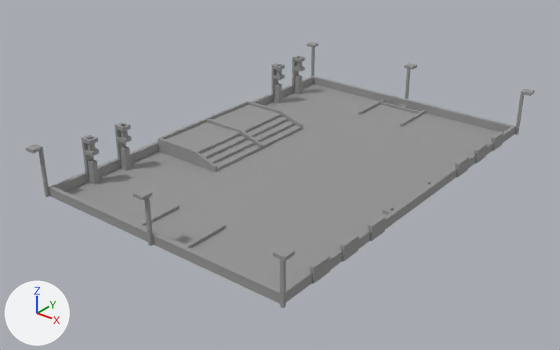
The COLLADA model src/nucobot_simulator/nucobot_gazebo/worlds/Media/models/eurobot_arena.dae as it was, and as the next commit left it.
Camera for both pictures: a camera (50 mm lens) standing at (3.2, -4.27, 2.48) and looking at (-0.06, -0.19, -0.05). The lights are fixed; the arrows at lower left show +X, +Y and +Z. Where no turn or scale is listed for an object, it has been applied to the vertices.
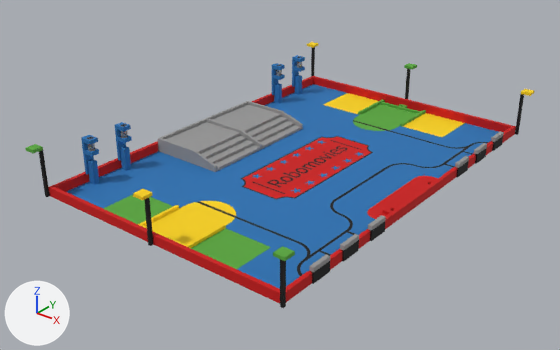
Where the change shows, as pixel boxes (x1, y1, x2, y2) in the pictures (560 x 350 px):
'Plane001', recoloured (grey to blue)
    both: (66, 84, 499, 289)
'Box060', recoloured (grey to red)
    both: (49, 76, 516, 304)
'Box011', recoloured (grey to red)
    both: (383, 179, 434, 214)
'Box051', recoloured (grey to black)
    both: (280, 259, 286, 308)
'Box059', recoloured (grey to black)
    both: (144, 198, 153, 246)
'Box021', recoloured (grey to blue)
    both: (87, 159, 99, 185)
'Box004', recoloured (grey to yellow)
    both: (185, 224, 226, 248)
'Box014', recoloured (grey to blue)
    both: (120, 146, 131, 170)
'Box050', recoloured (grey to green)
    both: (273, 246, 295, 261)
'Box058', recoloured
    both: (133, 189, 153, 200)
'Box057', recoloured
    both: (405, 69, 410, 99)
'Box056', recoloured
    both: (404, 63, 417, 69)

What changed in the scene script:
```text
Change me_plane001mesh:
    where me_plane001mesh.from_pydata(...)  # 8 vertices, 10 faces; spans x -1.0..1.0, y -1.5..1.5, z 0.0
    remove me_plane001mesh.materials.append(mat_03___default)  # grey #969696
    add me_plane001mesh.materials.append(mat_01___default)  # picture img_arena_cover_top_view_final_png
Change me_box004mesh:
    where me_box004mesh.from_pydata(...)  # 8 vertices, 6 faces; spans x -0.011..0.011, y -0.2..0.2, z 0.0..0.022
    remove me_box004mesh.materials.append(mat_03___default)  # grey #969696
    add me_box004mesh.materials.append(mat_14___default)  # picture img_yellow_team_a_fad201_png
Change me_box011mesh:
    where me_box011mesh.from_pydata(...)  # 80 vertices, 164 faces; spans x -0.05..0.05, y -0.3..0.3, z 0.0..0.022
    remove me_box011mesh.materials.append(mat_03___default)  # grey #969696
    add me_box011mesh.materials.append(mat_border)  # picture img_red_borders_ticket_cc0605_png
Change me_box060mesh:
    where me_box060mesh.from_pydata(...)  # 32 vertices, 32 faces; spans x -0.01..2.05, y -1.53..1.53, z 0.0..0.07
    remove me_box060mesh.materials.append(mat_03___default)  # grey #969696
    add me_box060mesh.materials.append(mat_border)  # picture img_red_borders_ticket_cc0605_png
Change me_box021mesh:
    where me_box021mesh.from_pydata(...)  # 33 vertices, 62 faces; spans x -0.024..0.024, y -0.024..0.024, z 0.0..0.17
    remove me_box021mesh.materials.append(mat_03___default)  # grey #969696
    add me_box021mesh.materials.append(mat_blue_pop_corn_towers)  # picture img_blue_2271b3_png
Change me_box014mesh:
    where me_box014mesh.from_pydata(...)  # 33 vertices, 62 faces; spans x -0.024..0.024, y -0.024..0.024, z 0.0..0.17
    remove me_box014mesh.materials.append(mat_03___default)  # grey #969696
    add me_box014mesh.materials.append(mat_blue_pop_corn_towers)  # picture img_blue_2271b3_png
Change me_box050mesh:
    where me_box050mesh.from_pydata(...)  # 8 vertices, 6 faces; spans x -0.04..0.04, y -0.04..0.04, z 0.0..0.022
    remove me_box050mesh.materials.append(mat_03___default)  # grey #969696
    add me_box050mesh.materials.append(mat_13___default)  # picture img_green_team_b_57a639_png
Change me_box051mesh:
    where me_box051mesh.from_pydata(...)  # 8 vertices, 6 faces; spans x -0.011..0.011, y -0.011..0.011, z 0.0..0.35
    remove me_box051mesh.materials.append(mat_03___default)  # grey #969696
    add me_box051mesh.materials.append(mat_clappers__beacon_stands)  # picture img_black_clappers_lines_0a0a0a_png
Change me_box055mesh:
    where me_box055mesh.from_pydata(...)  # 8 vertices, 6 faces; spans x -0.011..0.011, y -0.011..0.011, z 0.0..0.35
    remove me_box055mesh.materials.append(mat_03___default)  # grey #969696
    add me_box055mesh.materials.append(mat_clappers__beacon_stands)  # picture img_black_clappers_lines_0a0a0a_png
Change me_box056mesh:
    where me_box056mesh.from_pydata(...)  # 8 vertices, 6 faces; spans x -0.04..0.04, y -0.04..0.04, z 0.0..0.022
    remove me_box056mesh.materials.append(mat_03___default)  # grey #969696
    add me_box056mesh.materials.append(mat_13___default)  # picture img_green_team_b_57a639_png
Change me_box057mesh:
    where me_box057mesh.from_pydata(...)  # 8 vertices, 6 faces; spans x -0.011..0.011, y -0.011..0.011, z 0.0..0.35
    remove me_box057mesh.materials.append(mat_03___default)  # grey #969696
    add me_box057mesh.materials.append(mat_clappers__beacon_stands)  # picture img_black_clappers_lines_0a0a0a_png
Change me_box058mesh:
    where me_box058mesh.from_pydata(...)  # 8 vertices, 6 faces; spans x -0.04..0.04, y -0.04..0.04, z 0.0..0.022
    remove me_box058mesh.materials.append(mat_03___default)  # grey #969696
    add me_box058mesh.materials.append(mat_14___default)  # picture img_yellow_team_a_fad201_png
Change me_box059mesh:
    where me_box059mesh.from_pydata(...)  # 8 vertices, 6 faces; spans x -0.011..0.011, y -0.011..0.011, z 0.0..0.35
    remove me_box059mesh.materials.append(mat_03___default)  # grey #969696
    add me_box059mesh.materials.append(mat_clappers__beacon_stands)  # picture img_black_clappers_lines_0a0a0a_png
```
